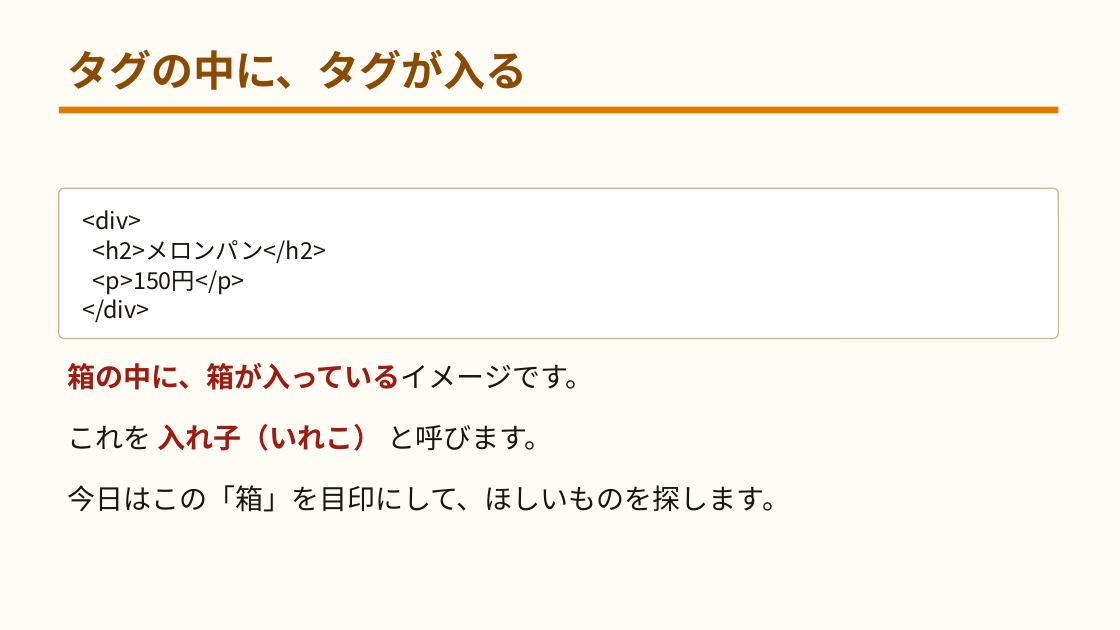
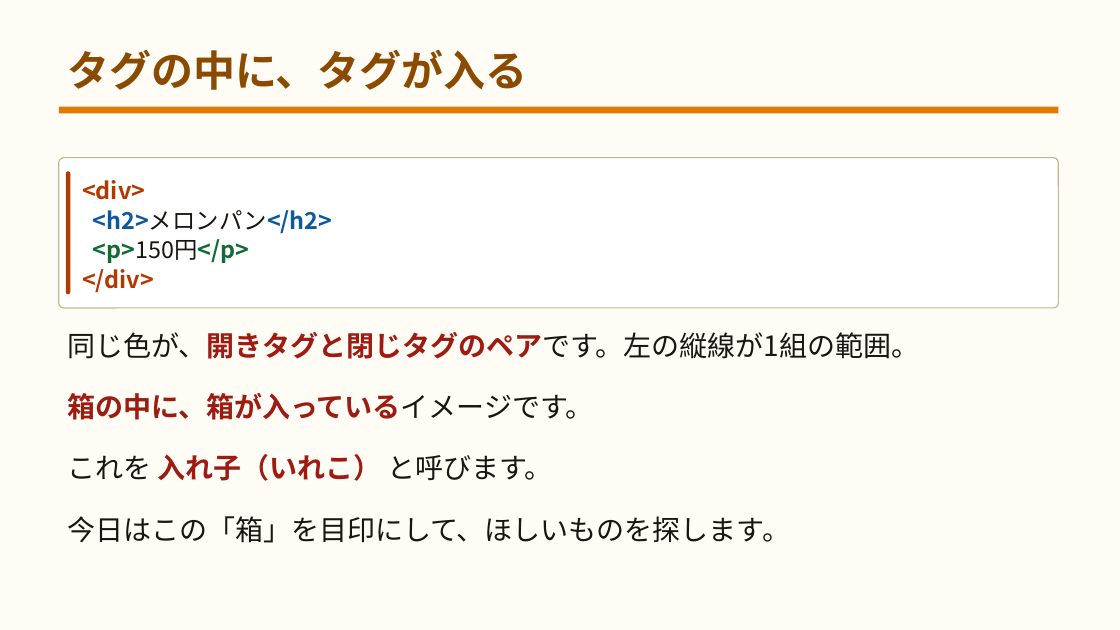
Before and after one commit to yuracode/isshop, a slide deck: slide 10 of docs/slides.pptx. Drawn at 1120x630 pixels with LibreOffice and Linux fonts; fonts in the diff are those of the drawing. Boxes give left, top, right and bottom in pixels: in the first picture for what was removed or moved away, otherwise in the second. Text is boxed around its words. In the diff, an @@ line names an element or a change of style, - is before the commit and + after.

```diff
--- a/docs/slides.pptx
+++ b/docs/slides.pptx
@@ rounded rectangle: place and size @@
-rounded rectangle at (59,188,1059,339)
+rounded rectangle at (59,158,1059,308)
@@ rounded rectangle added at (66,172,70,294), fill #B23A00, outline #B23A00 1 pt @@
@@ text "<div>": place and size @@
-text "<div>" at (82,210,326,322)
+text "<div>" at (82,180,333,293)
@@ text "<div>" at (82,180,333,293): text colour #1A1512 to #B23A00 in "<div>", "</div>"; bold on in "<div>", "<h2>メロンパン</h2>", "<p>150円</p>", "</div>"; text colour #1A1512 to #0B5A9E in "<h2>メロンパン</h2>"; text colour #1A1512 to #116B36 in "<p>150円</p>" @@
@@ text added at (67,332,919,359), 24 pt, text #1A1512 @@
+同じ色が、開きタグと閉じタグのペアです。左の縦線が1組の範囲。
@@ 3 texts: place and size @@
-3 texts at (67,363,790,512)
+3 texts at (67,393,790,543)
```
Also in this commit, not shown: 8 other slides changed, 2 other files.
